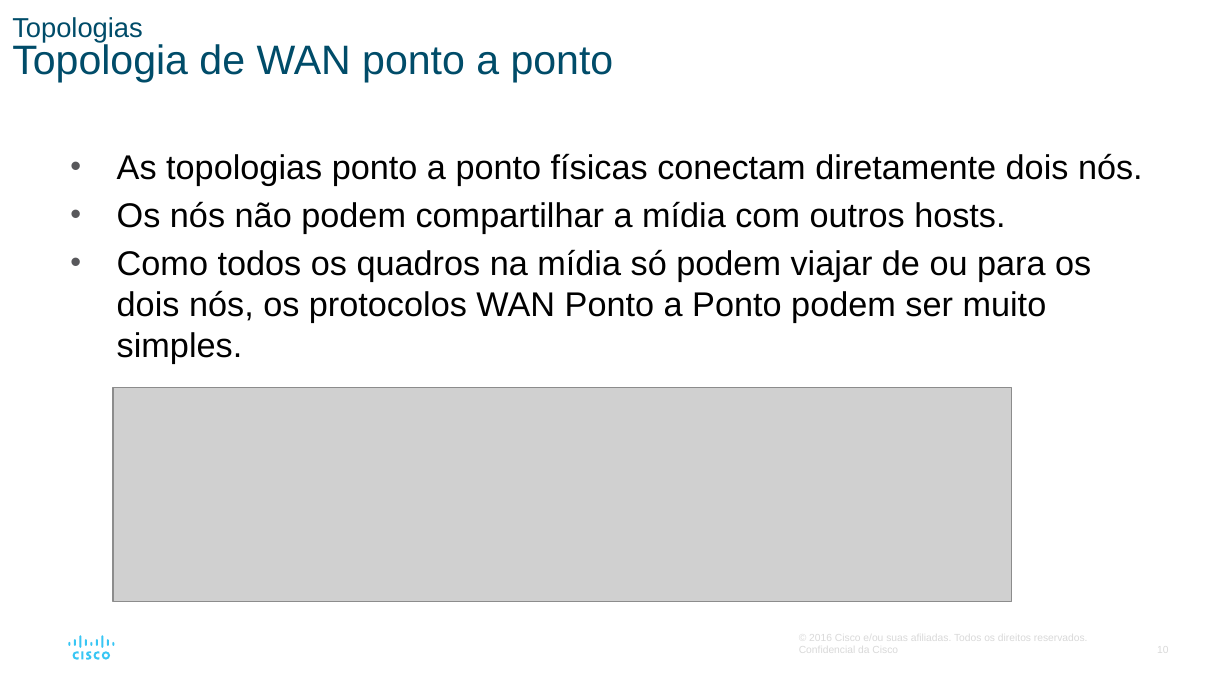
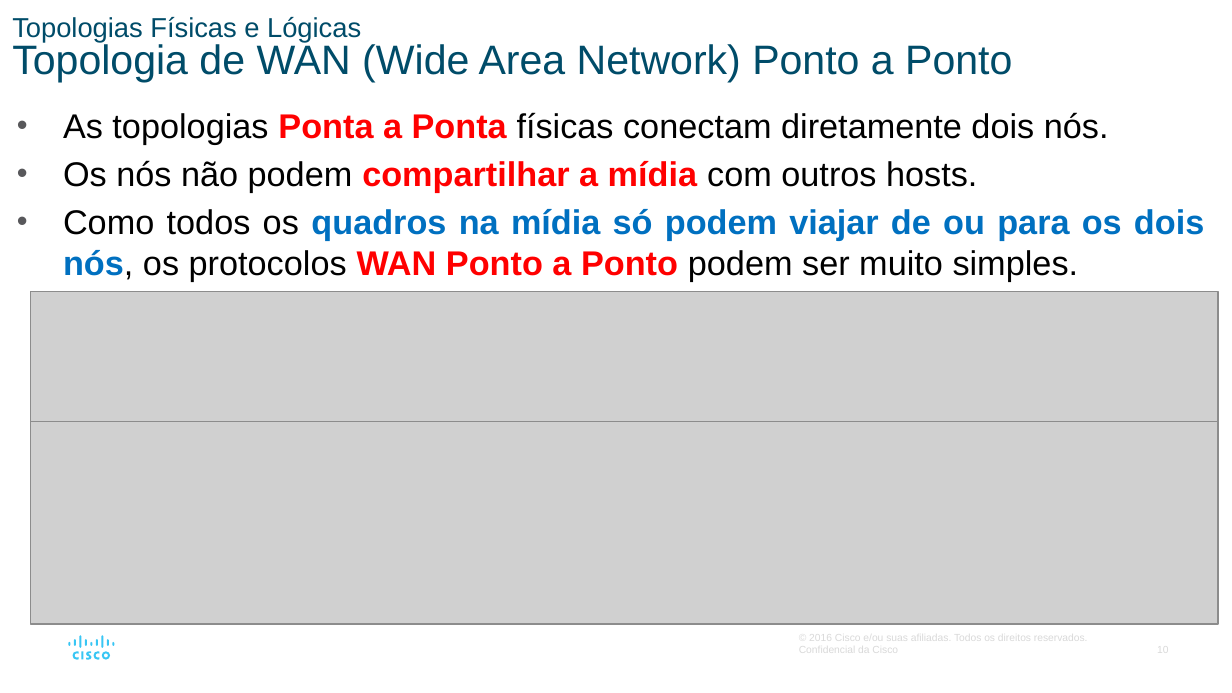
Before and after one commit to vaamonde/netacad, a slide deck: slide 10 of 02-CCNA-200-301-v7/01-CCNA-IntroducaoAsRedes-v7.02/01-Modulo01-PPTS/Modulo06-CamadaDeEnlace.pptx. Drawn at 1232x693 pixels with LibreOffice and Linux fonts; fonts in the diff are those of the drawing; grey boxes stand for pictures. Boxes give left, top, right and bottom in pixels: in the first picture for what was removed or moved away, otherwise in the second. Text is boxed around its words. In the diff, an @@ line names an element or a change of style, - is before the commit and + after.

```diff
--- a/02-CCNA-200-301-v7/01-CCNA-IntroducaoAsRedes-v7.02/01-Modulo01-PPTS/Modulo06-CamadaDeEnlace.pptx
+++ b/02-CCNA-200-301-v7/01-CCNA-IntroducaoAsRedes-v7.02/01-Modulo01-PPTS/Modulo06-CamadaDeEnlace.pptx
@@ title at bbox=[12, 17, 1012, 82]: text changed @@
-Topologias
-Topologia de WAN ponto a ponto
+Topologias Físicas e Lógicas
+Topologia de WAN (Wide Area Network) Ponto a Ponto
@@ text "As topologias Ponta a Ponta ...": place and size @@
-text "As topologias Ponta a Ponta ..." at bbox=[117, 153, 1143, 364]
+text "As topologias Ponta a Ponta ..." at bbox=[63, 112, 1204, 282]
@@ text at bbox=[63, 112, 1109, 145]: text changed @@
-• As topologias ponto a ponto físicas conectam diretamente dois nós.
+• As topologias Ponta a Ponta físicas conectam diretamente dois nós.
@@ text at bbox=[63, 160, 1204, 282]: text colour #000000 to #FF0000 in "compartilhar a mídia", "WAN Ponto a Ponto"; bold on in "compartilhar a mídia", "quadros na mídia só podem viajar de ..."; text colour #000000 to #0070C0 in "quadros na mídia só podem viajar de ..."; alignment left to justified @@
@@ picture added at bbox=[31, 292, 1218, 423] @@
@@ picture: place and size @@
-picture at bbox=[113, 387, 1011, 601]
+picture at bbox=[31, 421, 1218, 623]
```
Also in this commit, not shown: 17 other slides changed, 3 other files.
